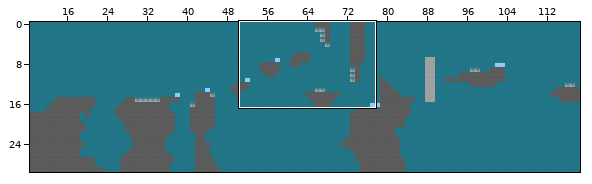
Tiled map, stored at maps/terceira_fase.tmx. Above, an overview of the earlier version with the close-up marked.
Close-up. Before:
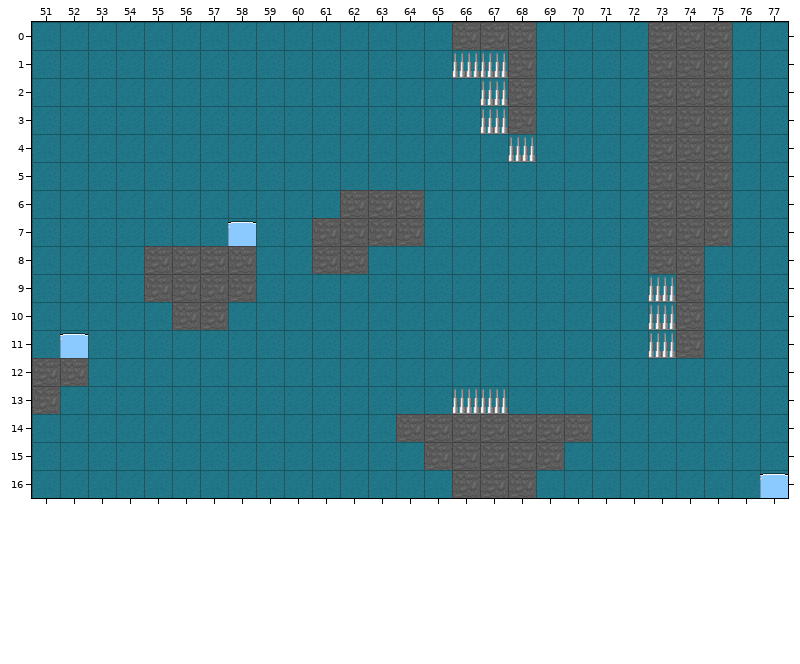
Cells are 32x32 px. Shown: x 51..77, y 0..16. The commit also changed other parts of the map, which this record leaves out.
After:
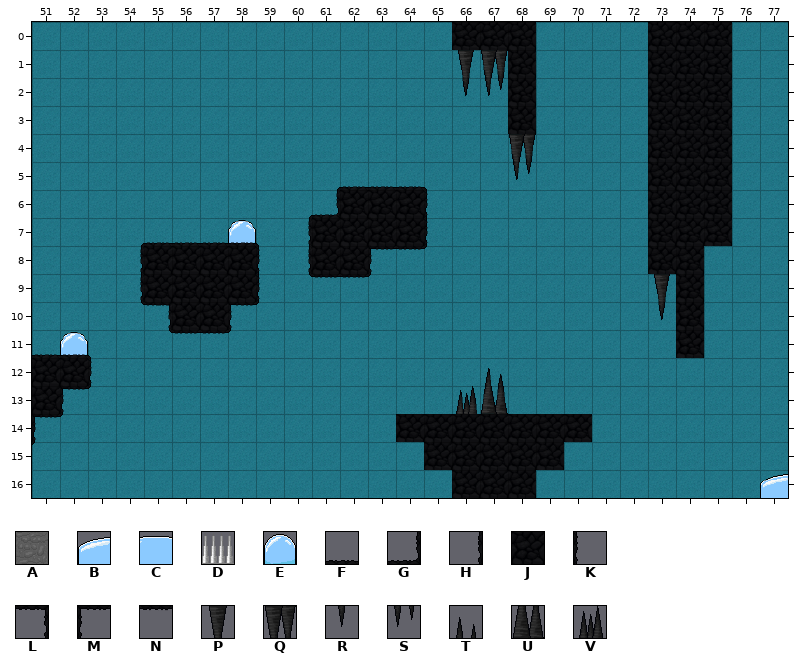
Key: from "Tiles_Fase1": A 17, B 56, C 57, D 86, E 95; from "fase2_tilesset": F 2, G 11, H 20, J 22, K 24, L 31, M 33, N 42, P 45, Q 46, R 55, S 56, T 86, U 96, V 98.
_ is an empty cell, . an unchanged one.
What changed:
--- layer "espinhos"
@@ x 66..68 @@
- 1 DD.
- 2 _D.
- 3 .D.
- 4 ..D
- 5 .._
+ 1 PQ.
+ 2 RS.
+ 3 ._.
+ 4 ..Q
+ 5 ..S
@@ x 66..73 @@
- 9 .......D
-10 .......D
-11 .......D
-12 ._......
-13 DD......
+ 9 .......P
+10 .......R
+11 ......._
+12 .T......
+13 VU......
--- layer "bpulo"
@@ x 58..58 @@
- 7 C
+ 7 E
@@ x 52..52 @@
-11 C
+11 E
@@ x 77..77 @@
-16 C
+16 B
--- layer "floor"
@@ x 51..75 @@
- 0 ...............AAA....AAA
- 1 .................A....AAA
- 2 .................A....AAA
- 3 .................A....AAA
- 4 ......................AAA
- 5 ...........___........AAA
- 6 .........._AAA_.......AAA
- 7 ....____._AAAA_.......AAA
- 8 ..._AAAA__AA__........AA.
- 9 ..._AAAA_.__...........A.
-10 ...._AA_...............A.
-11 __...__................A.
-12 AA_......................
-13 A_.......................
-14 _............AAAAAAA.....
-15 ..............AAAAA......
-16 ...............AAA.......
+ 0 ...............JJJ....JJJ
+ 1 .................J....JJJ
+ 2 .................J....JJJ
+ 3 .................J....JJJ
+ 4 ......................JJJ
+ 5 ...........FFF........JJJ
+ 6 ..........GJJJK.......JJJ
+ 7 ....FFFF.HJJJJK.......JJJ
+ 8 ...HJJJJKHJJMN........JJ.
+ 9 ...HJJJJK.NN...........J.
+10 ....LJJM...............J.
+11 FF...NN................J.
+12 JJK......................
+13 JM.......................
+14 M............JJJJJJJ.....
+15 ..............JJJJJ......
+16 ...............JJJ.......
Where, in picture pixels (left, top, right, bottom), the same in both close-ups:
changed: (452, 22, 536, 180)
changed: (648, 22, 732, 358)
changed: (140, 186, 428, 334)
changed: (32, 332, 92, 442)
changed: (396, 368, 592, 498)
changed: (760, 473, 788, 498)
